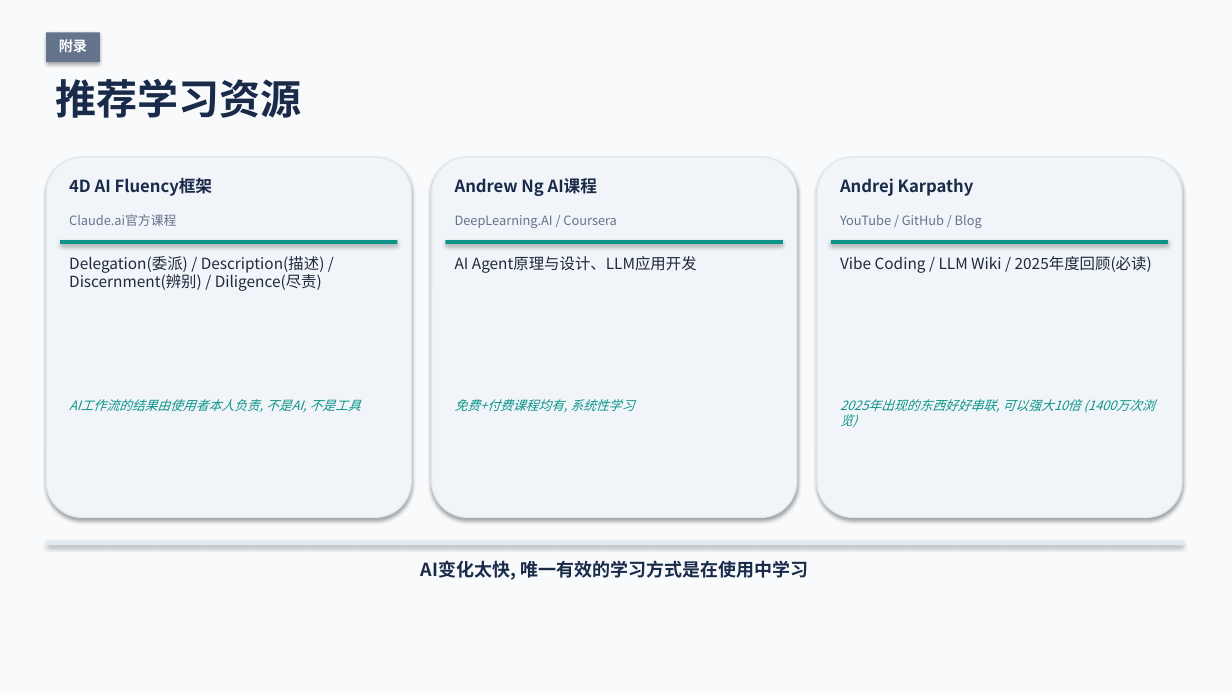
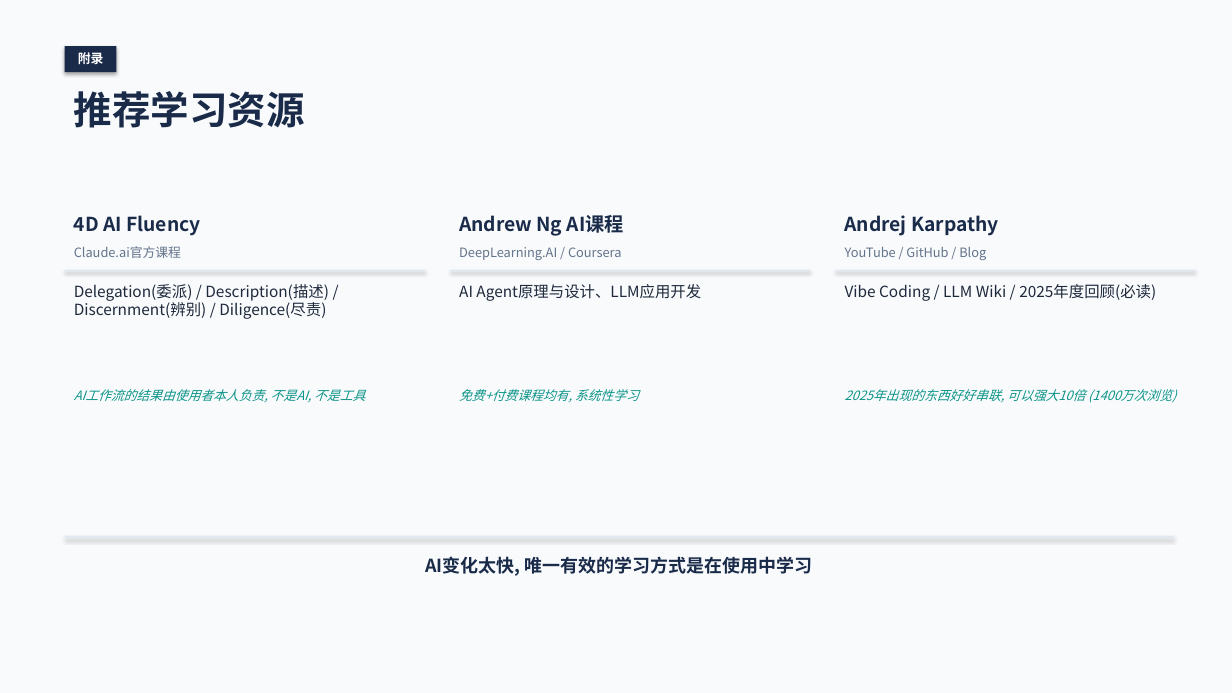
Before and after one commit to hozen/jingfan-ims-intelligence, a slide deck: slide 10 of wiki/projects/work-06-ai-sharing/Taylor_AI分享_启动会.pptx. Drawn at 1232x693 pixels with LibreOffice and Linux fonts; fonts in the diff are those of the drawing. Boxes give left, top, right and bottom in pixels: in the first picture for what was removed or moved away, otherwise in the second. Text is boxed around its words. In the diff, an @@ line names an element or a change of style, - is before the commit and + after.

Commit message:
work-06 v2: redesign with senior layout (more whitespace, fewer color blocks)

```diff
--- a/wiki/projects/work-06-ai-sharing/Taylor_AI分享_启动会.pptx
+++ b/wiki/projects/work-06-ai-sharing/Taylor_AI分享_启动会.pptx
@@ text "附录": place and size @@
-text "附录" at [59,39,87,52]
+text "附录" at [78,52,104,64]
@@ text "附录" at [78,52,104,64]: size 11 to 10 pt @@
@@ rectangle: place and size @@
-rectangle at [46,32,100,62]
+rectangle at [65,46,116,72]
@@ rectangle at [65,46,116,72]: fill #64748B to #1A2B4A @@
@@ text "推荐学习资源": place and size @@
-text "推荐学习资源" at [55,79,302,118]
+text "推荐学习资源" at [74,91,305,128]
@@ text "推荐学习资源" at [74,91,305,128]: size 32 to 30 pt @@
@@ rounded rectangle removed at [46,157,411,518] @@
@@ rounded rectangle removed at [432,157,797,518] @@
@@ rounded rectangle removed at [817,157,1182,518] @@
@@ text "Andrew Ng AI课程": place and size @@
-text "Andrew Ng AI课程" at [455,178,597,196]
+text "Andrew Ng AI课程" at [459,215,624,236]
@@ text "Andrew Ng AI课程" at [459,215,624,236]: size 13 to 15 pt @@
@@ text "Andrej Karpathy" at [845,215,999,236]: size 13 to 15 pt @@
@@ text "Andrej Karpathy": place and size @@
-text "Andrej Karpathy" at [840,178,974,196]
+text "Andrej Karpathy" at [845,215,999,236]
@@ text at [74,215,200,236]: text changed; size 13 to 15 pt @@
-4D AI Fluency框架
+4D AI Fluency
@@ text "Claude.ai官方课程": place and size @@
-text "Claude.ai官方课程" at [69,214,176,226]
+text "Claude.ai官方课程" at [74,246,181,258]
@@ text "DeepLearning.AI / Coursera": place and size @@
-text "DeepLearning.AI / Coursera" at [455,215,617,228]
+text "DeepLearning.AI / Coursera" at [459,247,622,260]
@@ text "YouTube / GitHub / Blog": place and size @@
-text "YouTube / GitHub / Blog" at [840,215,982,228]
+text "YouTube / GitHub / Blog" at [845,247,986,260]
@@ text "Delegation(委派) / Description(描述) / Discernment(辨别) ...": place and size @@
-text "Delegation(委派) / Description(描述) / Discernment(辨别) ..." at [69,256,325,291]
+text "Delegation(委派) / Description(描述) / Discernment(辨别) ..." at [74,284,329,319]
@@ fill #0D9488 to #E2E8F0 in 3 elements at [450,270,811,272], [836,270,1196,272], [65,270,425,272] @@
@@ rectangle: place and size @@
-rectangle at [60,240,397,244]
+rectangle at [65,270,425,272]
@@ text "AI Agent原理与设计、LLM应用开发": place and size @@
-text "AI Agent原理与设计、LLM应用开发" at [455,256,697,273]
+text "AI Agent原理与设计、LLM应用开发" at [459,284,701,301]
@@ rectangle: place and size @@
-rectangle at [445,240,783,244]
+rectangle at [450,270,811,272]
@@ text "Vibe Coding / LLM Wiki ...": place and size @@
-text "Vibe Coding / LLM Wiki ..." at [840,256,1152,273]
+text "Vibe Coding / LLM Wiki ..." at [845,284,1156,301]
@@ rectangle: place and size @@
-rectangle at [831,240,1168,244]
+rectangle at [836,270,1196,272]
@@ text "AI工作流的结果由使用者本人负责, 不是AI, 不是工具": place and size @@
-text "AI工作流的结果由使用者本人负责, 不是AI, 不是工具" at [69,399,361,412]
+text "AI工作流的结果由使用者本人负责, 不是AI, 不是工具" at [74,389,365,402]
@@ text "免费+付费课程均有, 系统性学习": place and size @@
-text "免费+付费课程均有, 系统性学习" at [455,399,634,412]
+text "免费+付费课程均有, 系统性学习" at [459,389,639,402]
@@ text "2025年出现的东西好好串联, 可以强大10倍 (1400万次浏览)" rewrapped from [840,399,1081,412] to [845,389,1176,403] @@
@@ rectangle: place and size @@
-rectangle at [46,541,1183,545]
+rectangle at [65,536,1174,538]
@@ text "AI变化太快, 唯一有效的学习方式是在使用中学习": place and size @@
-text "AI变化太快, 唯一有效的学习方式是在使用中学习" at [421,560,808,580]
+text "AI变化太快, 唯一有效的学习方式是在使用中学习" at [425,556,813,576]
```
Also in this commit, not shown: 10 other slides changed.
